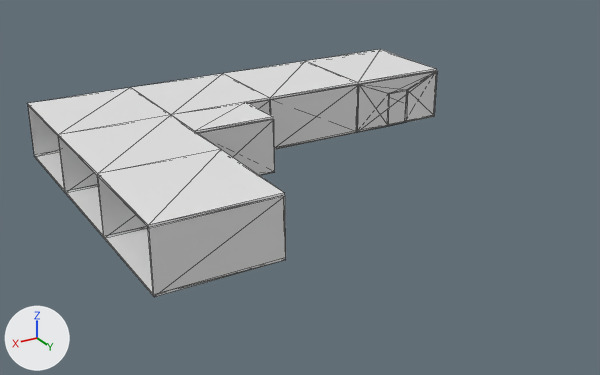
Renders of the FBX model Assets/Levels/Level_One.FBX from each side of a commit.
One viewpoint serves both versions: a 50 mm camera at (41.0, 56.7, 22.6) aimed at (14.3, 12.1, 0.3). Lighting does not change. The marker at lower left points along +X, +Y and +Z. Mesh edges are drawn as thin lines. Where no turn or scale is listed for an object, it has been applied to the vertices. Vertices at the same position are counted once.

The scene before the commit, as lines of its bpy script (objects in view):
```python
me_mesh_010 = bpy.data.meshes.new('Mesh.010')
me_mesh_010.from_pydata(...)  # a box spanning x -4.0..4.0, y 0.0..0.15, z 0.0..4.0
me_mesh_022 = bpy.data.meshes.new('Mesh.022')
me_mesh_022.from_pydata(...)  # a box spanning x -4.0..4.0, y 0.0..0.15, z 0.0..4.0
me_mesh_024 = bpy.data.meshes.new('Mesh.024')
me_mesh_024.from_pydata(...)  # a box spanning x -4.0..4.0, y 0.0..0.15, z 0.0..4.0
ob_wall004 = bpy.data.objects.new('Wall004', me_mesh_010)
ob_wall004.location = (24.0, 3.93, 0.0)
ob_wall009 = bpy.data.objects.new('Wall009', me_mesh_022)
ob_wall009.location = (16.0, 3.93, 0.0)
ob_wall011 = bpy.data.objects.new('Wall011', me_mesh_024)
ob_wall011.location = (8.0, 3.93, 0.0)
# also in view: 'Floor004' at (24.0, 8.0, 0.0); 'Wall008' at (12.0, -3.9, 2.0); 'Ceiling00' at (16.0, 0.0, 4.1); 'Floor005' at (24.0, 16.0, 0.0); 'Wall013' at (0.0, 4.1, 2.0)
```
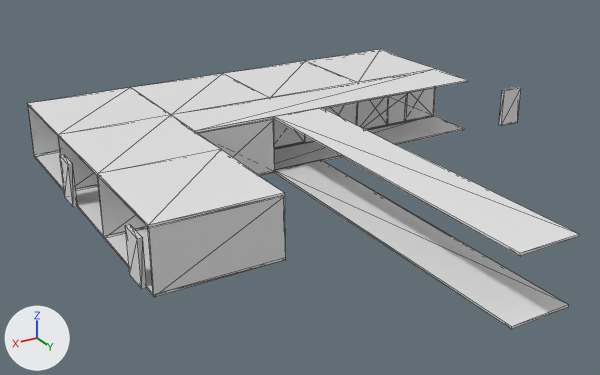
Commit message: Level_One Design Progression

What changed in the scene script:
```text
Change me_mesh_024:
    used by ob_wall011; location = (8.0, 3.93, 0.0)
    remove me_mesh_024.from_pydata(...)  # 8 vertices, 12 faces; spans x -4.0..4.0, y 0.0..0.15, z 0.0..4.0
    add me_mesh_024.from_pydata(...)  # 16 vertices, 32 faces; spans x -4.0..4.0, y 0.0..0.15, z 0.0..4.0
    me_mesh_024 part 2
    12 faces are deleted
    8 vertices are added at x -0.86..1.0, y 0.0..0.15, z 0.0..3.0
    32 new faces join them
Change me_mesh_022:
    used by ob_wall009; location = (16.0, 3.93, 0.0)
    remove me_mesh_022.from_pydata(...)  # 8 vertices, 12 faces; spans x -4.0..4.0, y 0.0..0.15, z 0.0..4.0
    add me_mesh_022.from_pydata(...)  # 16 vertices, 32 faces; spans x -4.0..4.0, y 0.0..0.15, z 0.0..4.0
    me_mesh_022 part 1
    11 faces are deleted
    8 vertices are added at x -3.9..-2.04, y 0.0..0.15, z 0.0..3.0
    31 new faces join them
Add me_mesh_029:
    me_mesh_029.from_pydata(...)  # a box spanning x 0.0..0.29, y -0.93..0.93, z 0.0..3.0
Add me_mesh_025_1:
    me_mesh_025_1.from_pydata(...)  # a box spanning x -0.93..0.93, y 0.0..0.29, z 0.0..3.0
Add me_mesh_032:
    me_mesh_032.from_pydata(...)  # a box spanning x -4.0..0.0, y -12.0..12.0, z -0.1..0.1
Add me_mesh_033:
    me_mesh_033.from_pydata(...)  # a box spanning x -12.0..12.0, y -4.0..0.0, z -0.1..0.1
Add ob_wall018:
    ob_wall018 = bpy.data.objects.new('Wall018', me_mesh_029)
    ob_wall018.location = (28.0, 5.78, 0.0)
Add ob_doorway_template:
    ob_doorway_template = bpy.data.objects.new('Doorway Template', me_mesh_025_1)
    ob_doorway_template.location = (-8.09, 8.65, 0.0)
Add ob_floor007:
    ob_floor007 = bpy.data.objects.new('Floor007', me_mesh_032)
    ob_floor007.location = (14.0, 20.0, 0.0)
Add ob_wall019:
    ob_wall019 = bpy.data.objects.new('Wall019', me_mesh_029.copy())
    ob_wall019.location = (28.0, 18.07, 0.0)
Add ob_floor008:
    ob_floor008 = bpy.data.objects.new('Floor008', me_mesh_033)
    ob_floor008.location = (8.0, 8.0, 4.08)
Add ob_floor009:
    ob_floor009 = bpy.data.objects.new('Floor009', me_mesh_032.copy())
    ob_floor009.location = (14.0, 20.0, 4.08)
Add ob_floor006:
    ob_floor006 = bpy.data.objects.new('Floor006', me_mesh_033.copy())
    ob_floor006.location = (8.0, 8.0, 0.0)
```

What differs and where, as boxes (x1, y1, x2, y2) in the pictures (600 x 375 px):
'Floor007', added: after (274, 160, 569, 329)
'Floor009', added: after (273, 108, 579, 256)
'Floor008', added: after (172, 69, 469, 133)
'Wall011', reshaped: before (271, 84, 359, 149); after (274, 103, 358, 148)
'Floor006', added: after (259, 115, 465, 176)
'Wall019', added: after (125, 225, 147, 289)
'Doorway Template', added: after (499, 87, 521, 126)
'Wall018', added: after (60, 155, 77, 207)
'Wall009', reshaped (not visible afterwards): before (250, 100, 271, 115)
'Ceiling006', unchanged, covered by the edit: before (172, 102, 273, 133)
